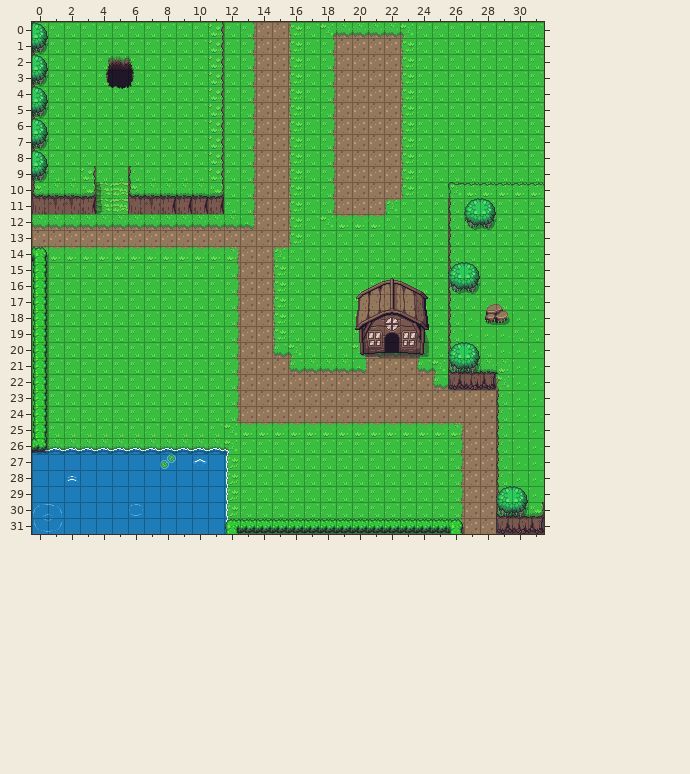
Two versions of a level (Tiled map, Assets/SuperTiled2Unity/Import/testWorld.tmx). Above, as it was before the edit.
Cells are 16x16 px. Shown: x 0..31, y 0..31.
Now the later version:
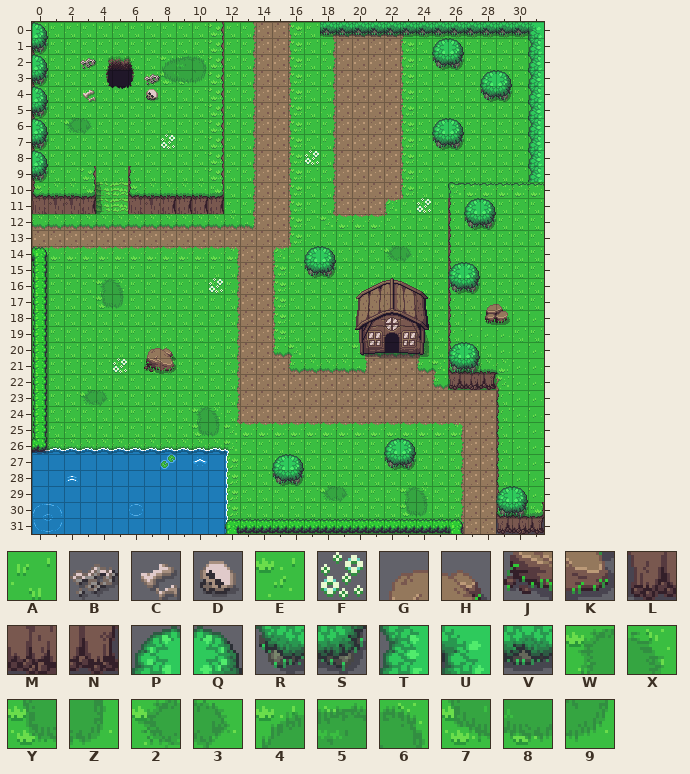
Key: from "overworld": A 0, B 67, C 109, D 147, E 367, F 443, G 449, H 450, J 489, K 490, L 564, M 565, N 566, P 645, Q 646, R 685, S 686, T 726, U 763, V 765, W 1089, X 1090, Y 1129, Z 1130, 2 1131, 3 1132, 4 1296, 5 1297, 6 1298, 7 1336, 8 1337, 9 1338.
_ is an empty cell, . an unchanged one.
The author wrote: expanded base map made it prettier
Changes in this commit:
--- layer "BaseMap"
@@ x 8..10 @@
- 2 AAA
- 3 AAA
+ 2 456
+ 3 789
@@ x 2..3 @@
- 6 AA
+ 6 23
@@ x 22..23 @@
-14 AA
+14 23
@@ x 4..5 @@
-16 AA
-17 AA
+16 WX
+17 YZ
@@ x 3..28 @@
-22 .......................LMN
-23 AA........................
-24 .......AA.................
-25 .......AA.................
+22 .......................EEE
+23 23........................
+24 .......WX.................
+25 .......YZ.................
@@ x 18..24 @@
-29 AA...AA
-30 .....AA
+29 23...WX
+30 .....YZ
--- layer "Collision"
@@ x 3..31 @@
- 0 ...............______________
- 1 ......................__...._
- 2 _.....................__...._
- 3 ...._....................__._
- 4 _..._....................__._
- 5 ............................_
- 6 ......................__...._
- 7 ....._................__...._
- 8 .............._............._
- 9 ............................_
+ 0 ...............VVVVVVVVVVVVVU
+ 1 ......................PQ....T
+ 2 B.....................RS....T
+ 3 ....B....................PQ.T
+ 4 C...D....................RS.T
+ 5 ............................T
+ 6 ......................PQ....T
+ 7 .....F................RS....T
+ 8 ..............F.............T
+ 9 ............................T
@@ x 24..24 @@
-11 _
+11 F
@@ x 11..11 @@
-16 _
+16 F
@@ x 5..8 @@
-20 ..__
-21 _.__
+20 ..GH
+21 F.JK
--- layer "Collision Layer 2"
@@ x 17..18 @@
-14 __
-15 __
+14 PQ
+15 RS
@@ x 26..28 @@
-22 ___
+22 LMN
@@ x 15..23 @@
-26 .......__
-27 __.....__
-28 __.......
+26 .......PQ
+27 PQ.....RS
+28 RS.......
